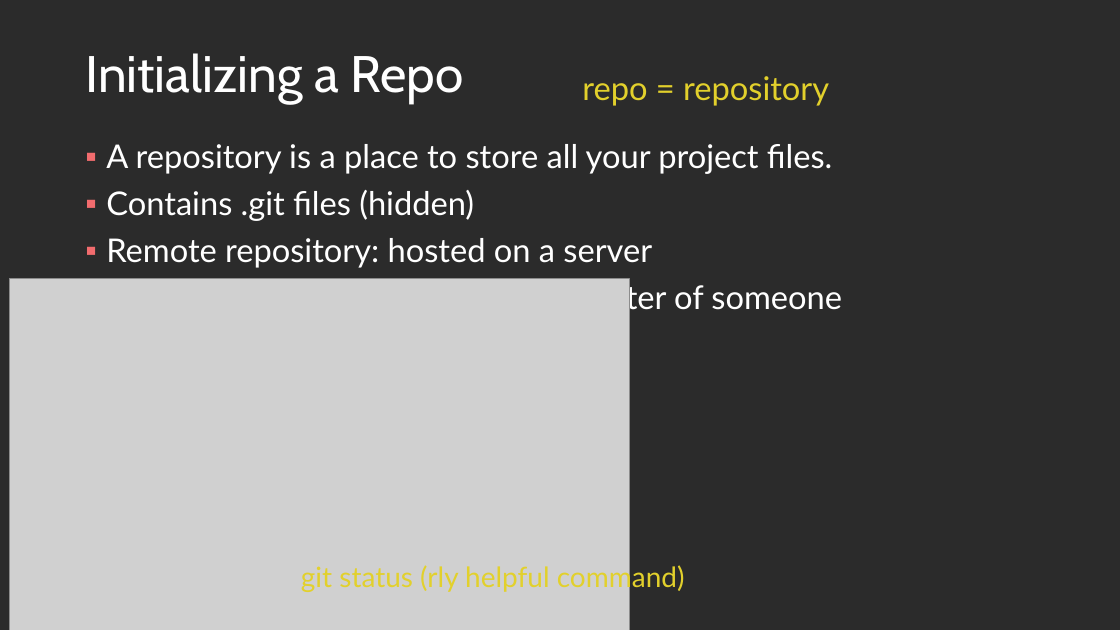
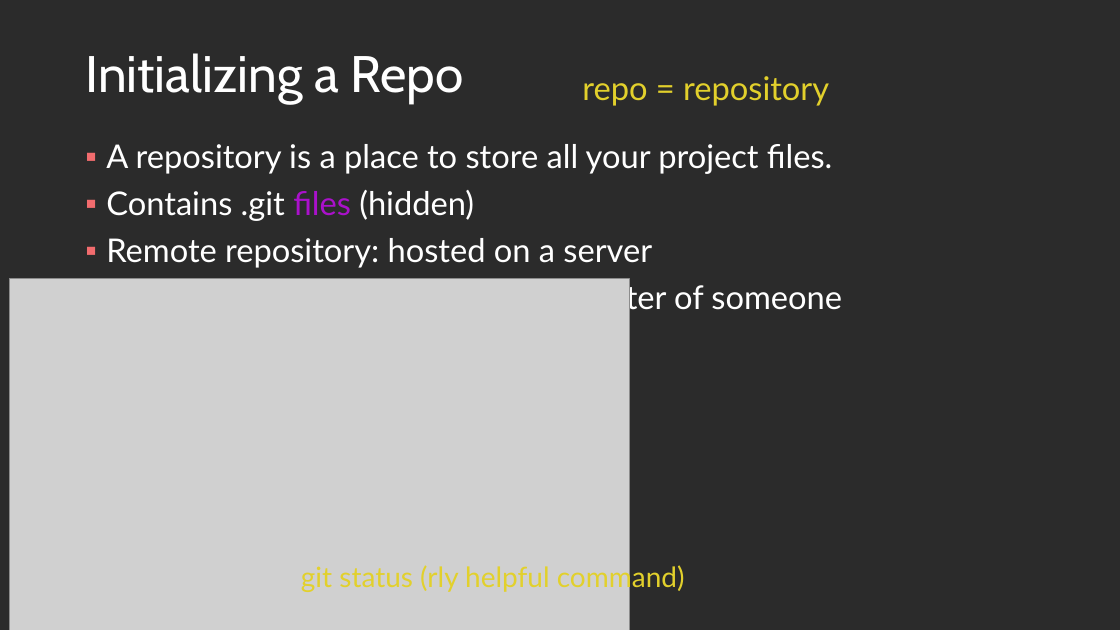
Before and after one commit to Light2Dark/git_tutorial, a slide deck: slide 10 of Git and Github.pptx. Drawn at 1120x630 pixels with LibreOffice and Linux fonts; fonts in the diff are those of the drawing; grey boxes stand for pictures; background and template pictures are left out; a plain dark background stands for a picture behind light text. Boxes give left, top, right and bottom in pixels: in the first picture for what was removed or moved away, otherwise in the second. Text is boxed around its words. In the diff, an @@ line names an element or a change of style, - is before the commit and + after.

```diff
--- a/Git and Github.pptx
+++ b/Git and Github.pptx
@@ text at <box>106,190,474,221</box>: text colour #FFFFFF to #AA11CB in "files" @@
```
Also in this commit, not shown: 2 other slides changed.
